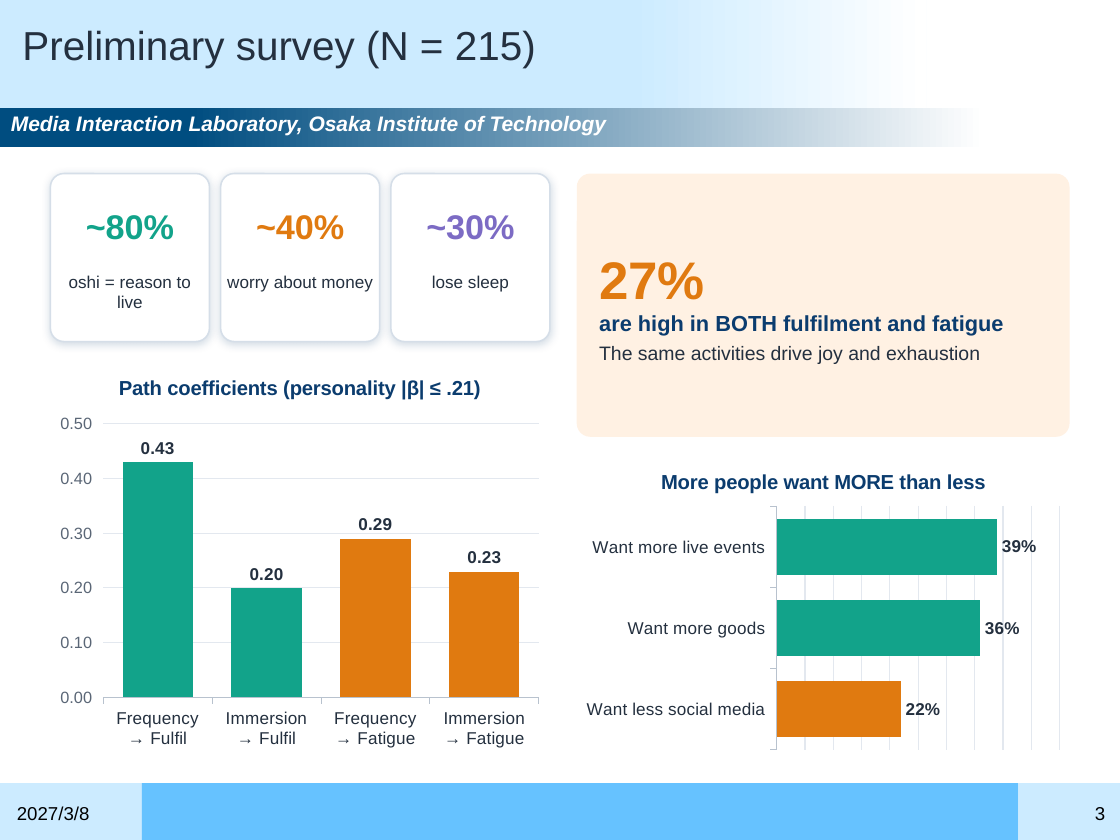
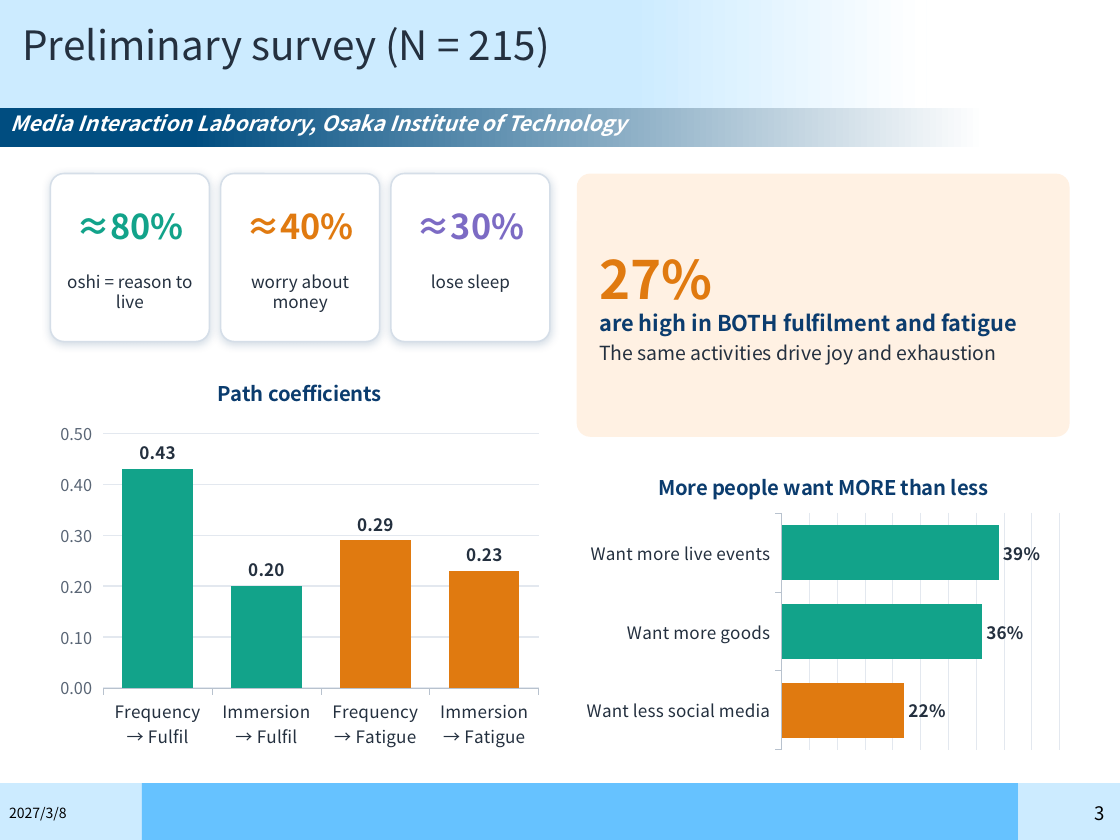
Before and after one commit to gen3121/semonster, a slide deck: slide 3 of research-materials/slides/08_発表②_202703_CHIIR2027_英語発表.pptx. Drawn at 1120x840 pixels with LibreOffice and Linux fonts; fonts in the diff are those of the drawing; background and template pictures are left out. Boxes give left, top, right and bottom in pixels: in the first picture for what was removed or moved away, otherwise in the second. Text is boxed around its words. In the diff, an @@ line names an element or a change of style, - is before the commit and + after.

```diff
--- a/research-materials/slides/08_発表②_202703_CHIIR2027_英語発表.pptx
+++ b/research-materials/slides/08_発表②_202703_CHIIR2027_英語発表.pptx
@@ font Arial to Noto Sans CJK JP in 7 elements at (x1=22, y1=27, x2=550, y2=70), (x1=1095, y1=806, x2=1105, y2=821), (x1=67, y1=274, x2=193, y2=308), (x1=251, y1=274, x2=349, y2=312), (x1=431, y1=274, x2=510, y2=292), (x1=599, y1=259, x2=1017, y2=365), (x1=11, y1=114, x2=626, y2=136) @@
@@ text at (x1=76, y1=213, x2=183, y2=240): text changed; font Arial to Noto Sans CJK JP @@
-~80%
+≈80%
@@ text at (x1=246, y1=213, x2=353, y2=240): text changed; font Arial to Noto Sans CJK JP @@
-~40%
+≈40%
@@ text at (x1=417, y1=213, x2=524, y2=240): text changed; font Arial to Noto Sans CJK JP @@
-~30%
+≈30%
@@ column chart at (x1=50, y1=358, x2=549, y2=756) @@
@@ title "Path coefficients (personality |β| ≤ .21)" to "Path coefficients" @@
@@ data labels of Series 1 changed @@
@@ category axis changed @@
@@ value axis changed @@
@@ lettering changed @@
@@ bar chart at (x1=577, y1=454, x2=1070, y2=756) @@
@@ data labels of Series 1 changed @@
@@ category axis changed @@
@@ value axis changed @@
@@ lettering changed @@
@@ text "2027/3/8" at (x1=9, y1=807, x2=67, y2=821): size 12 to 9 pt, font Arial to Noto Sans CJK JP @@
```
Also in this commit, not shown: 13 other slides changed, 33 other files.
